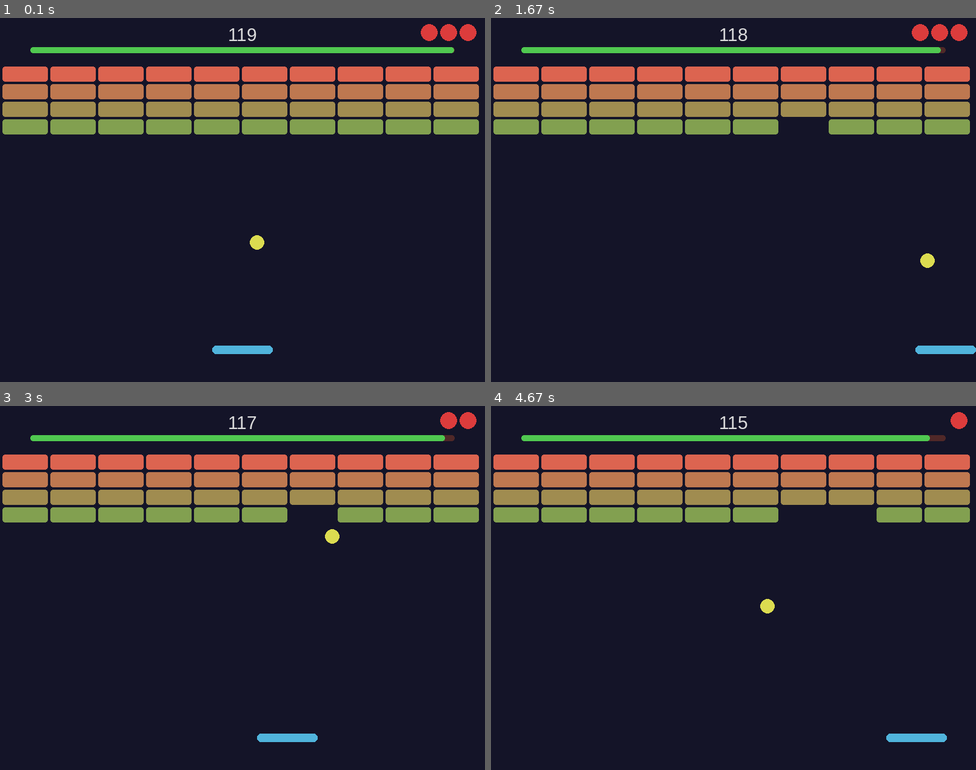
Above: before the commit, frames 1-4 (two rows, left to right).
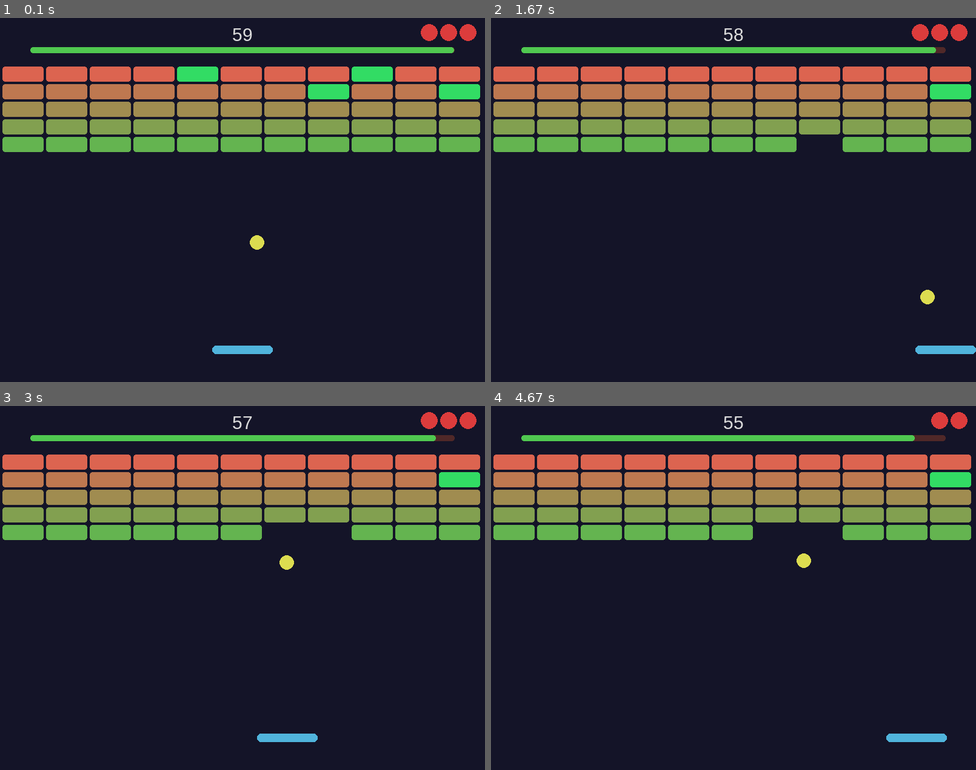
Above: after the commit, the same moments.

Repository: MatteoBorgio/Esercizi-Pygame
Game: pygame game, started from esercizi/04. Breakout/main.py
Same seed, same stepped clock (60 frames per second), same inputs: the game is played once before the commit and once after it.
Inputs:
- Up to frame 1 (0.1 s): no input
- Up to frame 2 (1.67 s): hold R 0.33-0.8 s; hold Right 0.33-0.8 s; hold Right 0.83-1.3 s; hold Right from 1.33 s (still down)
- Up to frame 3 (3 s): release Right at 1.8 s; hold Left 1.83-2.37 s; hold Left 2.4-2.8 s; hold Right from 2.83 s (still down)
- Up to frame 4 (4.67 s): release Right at 3.47 s; hold Left 3.5-3.97 s; hold Right 4-4.47 s; hold Right from 4.5 s (still down)

The runs differ from the first frame. In frame 1, 7.2% of the frame differs, in the area x 0-99%, y 2-37%; in frame 2, 6.4%; in frame 3, 6.2%; in frame 4, 6.6%.

Commit message:
aggiunti blocchi speciali per aumentare il tempo, aumentate le righe e le colonne

Diff:
--- a/esercizi/04. Breakout/main.py
+++ b/esercizi/04. Breakout/main.py
@@ -1,3 +1,5 @@
+from random import randint
+
 import pygame
 import sys
 import time
@@ -14,7 +16,7 @@
 SCREEN_H  = 600
 FPS       = 60
 
-COUNTDOWN = 120       # secondi per vincere
+COUNTDOWN = 60       # secondi per vincere
 MAX_LIVES =  3        # vite iniziali
 
 BG_COLOR      = ( 20,  20,  40)
@@ -71,8 +73,6 @@
 
 def draw_hud(surface: pygame.Surface, remaining: float, lives: int):
     """
-    TODO — Disegna il HUD (heads-up display) in cima allo schermo.
-
     Deve mostrare:
     1. Il timer: il numero di secondi rimanenti, centrato in alto.
        Usa font_medium e TEXT_COLOR.
@@ -106,7 +106,6 @@
 def draw_timer_bar(surface: pygame.Surface,
                    remaining: float, duration: int):
     """
-    TODO — Disegna la barra del timer sotto il testo del countdown.
     Riusa la logica della tappa 3:
       - Sfondo: Rect(50, 48, SCREEN_W - 100, 10), colore (80, 40, 40)
       - Riempimento: larghezza proporzionale a remaining/duration,
@@ -134,8 +133,8 @@
 def create_obstacle():
     obstacles = []
 
-    rows = 4
-    cols = 10
+    rows = 5
+    cols = 11
     margin_top = 80
     spacing = 4
     height = 25
@@ -143,13 +142,16 @@
     total_spacing = (cols + 1) * spacing
     width = (SCREEN_W - total_spacing) // cols
 
+    col_has_special = [False] * cols
     for row in range(rows):
         color = (220 - (row * 30), 100 + (row * 20), 80)
         for col in range(cols):
             x = spacing + col * (width + spacing)
             y = margin_top + row * (height + spacing)
-
-            obs = Obstacle((x, y), color, (width, height))
+            special = randint(0, 100) > 90 and not col_has_special[col]
+            if special:
+                col_has_special[col] = True
+            obs = Obstacle((x, y), color, (width, height), special)
             obstacles.append(obs)
 
     return obstacles
@@ -185,7 +187,6 @@
 # LOOP PRINCIPALE                                                      #
 # ------------------------------------------------------------------ #
 
-# TODO — Chiama reset_game() per ottenere lo stato iniziale.
 # Decomponi la tupla restituita in quattro variabili:
 #   ball, paddle, start_time, lives = reset_game()
 #
@@ -201,7 +202,6 @@
         if event.type == pygame.QUIT:
             running = False
 
-        # TODO — Gestisci il tasto R per rigiocare:
         # se game_over è True e viene premuto pygame.K_r,
         # chiama reset_game() e reimposta tutte le variabili di stato,
         # incluso game_over = False.
@@ -212,7 +212,6 @@
 
     # ---- 2. AGGIORNA ---------------------------------------------- #
 
-    # TODO — Se game_over è False:
     #
     # a) Leggi i tasti con pygame.key.get_pressed() e chiama
     #    paddle.update(keys).
@@ -247,7 +246,7 @@
 
         for obs in obstacles:
             if obs.active and ball.ball_rect.colliderect(obs.rect):
-                obs.hit()
+                start_time = obs.hit(start_time)
                 ball.vel_y = -ball.vel_y
                 break
 
@@ -269,7 +268,6 @@
 
     screen.fill(BG_COLOR)
 
-    # TODO — Chiama draw_hud(), draw_timer_bar(), paddle.draw(),
     # ball.draw() nell'ordine corretto.
     # Se game_over è True, chiama anche draw_end_screen(screen, won).
 
--- a/esercizi/04. Breakout/obstacle.py
+++ b/esercizi/04. Breakout/obstacle.py
@@ -1,15 +1,29 @@
+import time
+
 import pygame
 
 class Obstacle:
-    def __init__(self, pos: tuple[int, int], color: tuple[int, int, int], size: tuple[int, int]):
+
+    def __init__(self, pos: tuple[int, int], color: tuple[int, int, int], size: tuple[int, int], special: bool):
         x, y = pos
         w, h =  size
-        self.rect  =pygame.Rect(x, y, w, h)
-        self.color = color
+        self.rect  = pygame.Rect(x, y, w, h)
+        self.color = color if not special else (50, 220, 100)
         self.active = True
+        self.special = special
 
-    def hit(self):
+    @staticmethod
+    def update_timer(start_time: float, amount: int):
+        if start_time + amount > time.time():
+            return time.time()
+
+        return start_time + amount
+
+    def hit(self, start_time):
         self.active = False
+        if self.special:
+            return self.update_timer(start_time, 10)
+        return start_time
 
     def draw(self, surface: pygame.Surface):
         if self.active:
